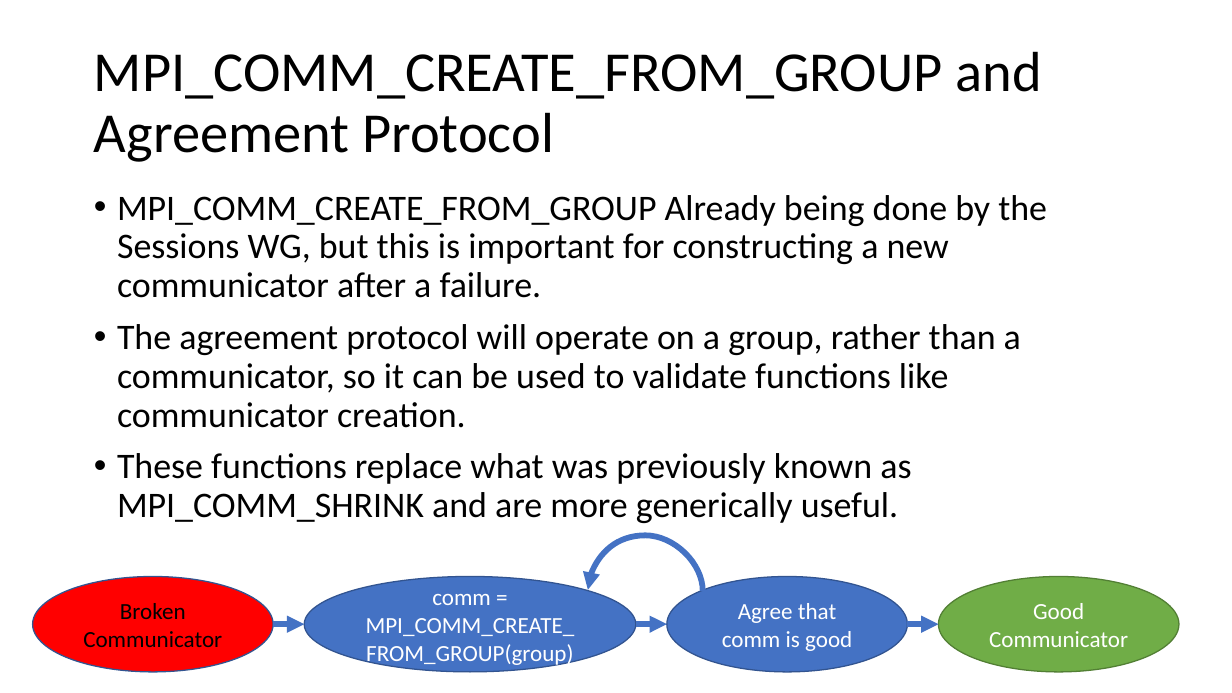
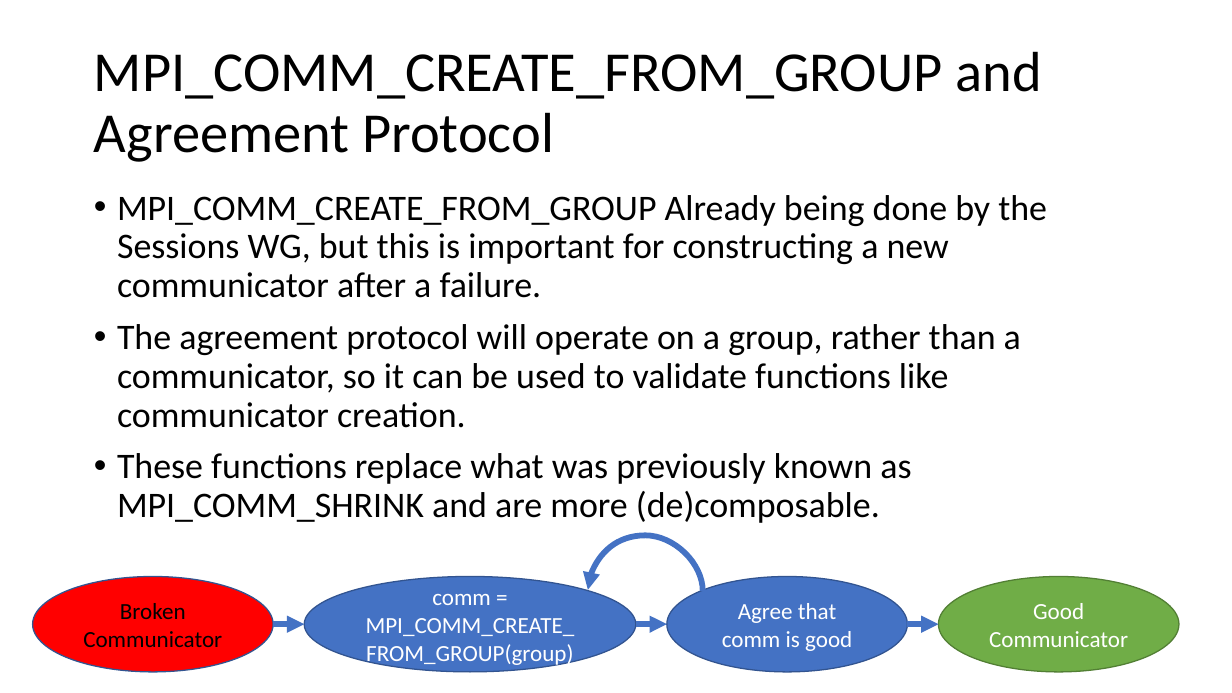
Before and after one commit to mpi-forum/mpi-forum.github.io, a slide deck: slide 10 of slides/2019/05/2019-05-31-FTWG-Update.pptx. Drawn at 1232x693 pixels with LibreOffice and Linux fonts; fonts in the diff are those of the drawing. Boxes give left, top, right and bottom in pixels: in the first picture for what was removed or moved away, otherwise in the second. Text is boxed around its words. In the diff, an @@ line names an element or a change of style, - is before the commit and + after.

```diff
--- a/slides/2019/05/2019-05-31-FTWG-Update.pptx
+++ b/slides/2019/05/2019-05-31-FTWG-Update.pptx
@@ text at box(117, 453, 911, 523): text changed @@
-• These functions replace what was previously known as MPI_COMM_SHRINK and are more generically useful.
+• These functions replace what was previously known as MPI_COMM_SHRINK and are more (de)composable.
```
Also in this commit, not shown: 6 other slides changed.
